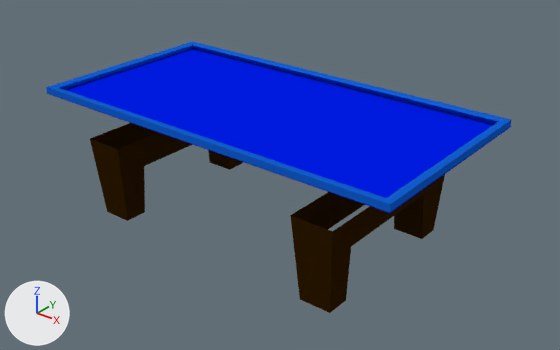
An edit to the Blender file dist/models/threecushion.blend, drawn before and after from the same camera.
The view is the same before and after, from a 50 mm camera at (50.9, -61.3, 30.0) aimed at (1.5, 0.5, -8.2). The lights are fixed; the arrows at lower left show +X, +Y and +Z.

The first picture shows 'EndCushion', 'FullCloth', 'Legs', 'SideCushion'.
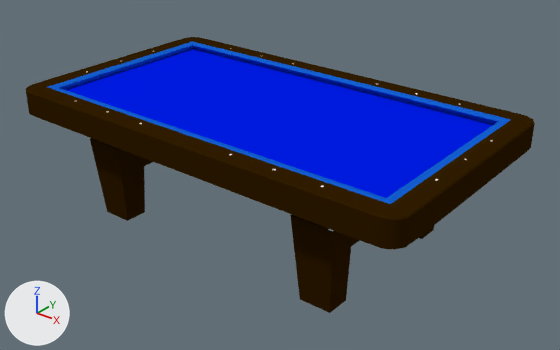
Diff of the bpy script that builds the scene:
```diff
--- a/dist/models/threecushion.blend.py
+++ b/dist/models/threecushion.blend.py
@@ me_cube_004 @@
 # used by ob_cornermetal; location = (23.53, -12.46, -0.51); scale = (1.59, 1.59, 1.44)
-me_cube_004.from_pydata(...)  # 55 vertices, 33 faces; spans x -1.05..1.0, y -1.05..0.96, z -1.47..0.53
+me_cube_004.from_pydata(...)  # 54 vertices, 21 faces; spans x -1.05..1.0, y -1.05..0.96, z -1.47..0.53
+# me_cube_004 part 1
+# 12 vertices are removed from x -0.86..-0.07, y 0.01..0.8, z 0.53
+# 14 faces are deleted
+# 2 vertices move from x -1.05..-0.14, y 0.09..0.96, z 0.53 to x -1.05..-0.39, y 0.34..0.96, z 0.53
+# 11 vertices are added at x -0.86..-0.27, y 0.23..0.8, z 0.53
+# 2 new faces join them
+# me_cube_004 part 2: 19 faces spanning x -1.05..1.0, y -1.05..0.96, z -1.47..0.53 switch from mat_material_001 (grey #a3a3a7) to mat_wood (brown #311d00)
@@ ob_cornermetal @@
 _m = ob_cornermetal.modifiers.new('Decimate', 'DECIMATE')
 _m.angle_limit = 0.335
-ob_cornermetal.hide_set(True)
@@ ob_endrail @@
 _m = ob_endrail.modifiers.new('Mirror', 'MIRROR')
 _m.mirror_object = ob_ballextentsformirror
-ob_endrail.hide_set(True)
@@ ob_cube @@
 _m = ob_cube.modifiers.new('Mirror', 'MIRROR')
 _m.mirror_object = ob_ballextentsformirror
-ob_cube.hide_set(True)
@@ ob_siderail @@
 _m = ob_siderail.modifiers.new('Mirror', 'MIRROR')
 _m.mirror_object = ob_ballextentsformirror
-ob_siderail.hide_set(True)
```

Where the change shows, as pixel boxes [x1, y1, x2, y2] in the pictures (560 x 350 px):
'SideRail', shown (brown)
    after: [36, 40, 510, 241]
'EndRail', shown (brown)
    after: [43, 40, 528, 239]
'CornerMetal', shown (brown)
    after: [26, 37, 535, 250]
'Cube', shown (brown)
    after: [167, 70, 345, 172]
part 1 of me_cube_004, cut back (brown)
    after: [27, 37, 533, 217]
part 2 of me_cube_004, recoloured
    after: [26, 88, 535, 250]
